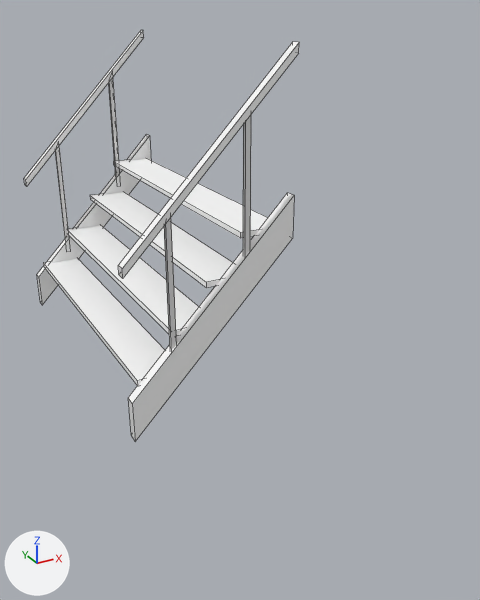
A saved change to the FBX model Assets/Art/Environment/Assets/SM_Stairs.fbx.
The view is the same before and after, from a camera (50 mm lens) standing at (-0.89, -4.73, 2.02) and looking at (0.71, -1.82, 0.57). Lighting does not change. The marker at lower left points along +X, +Y and +Z. The picture after the commit comes second. Mesh edges are drawn as thin lines. Where no turn or scale is listed for an object, it has been applied to the vertices.

In view in the first picture: 'Stairs'.
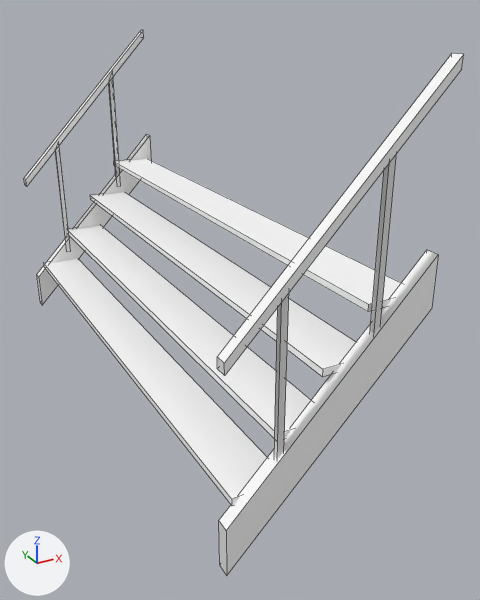
The newer file is also rescaled (x2.0) as a whole; pictures and numbers use the older file's frame.

What differs and where, as boxes [x1, y1, x2, y2] in the pictures (480 x 600 px; the box of a moved part takes in the faces that stretch with it):
'Stairs', reshaped (60% wider, 33% taller): before [24, 30, 299, 441]; after [24, 30, 464, 575]
part 1 of me_mesh, moved or reshaped: before [164, 217, 177, 350]; after [274, 293, 289, 459]
part 2 of me_mesh, moved or reshaped: before [128, 193, 294, 441]; after [219, 250, 438, 575]
part 3 of me_mesh, moved or reshaped: before [118, 42, 299, 278]; after [217, 53, 464, 376]
part 4 of me_mesh, moved or reshaped: before [243, 115, 251, 255]; after [370, 153, 397, 333]
part 5 of me_mesh, moved or reshaped: before [43, 159, 268, 386]; after [43, 159, 401, 506]

The edits, one by one:
me_mesh is used by ob_stairs; location (0.0, 0.0, 0.0).
me_mesh had 96 vertices, 64 faces and spanned x 0.0..0.92, y -2.0..0.0, z 0.0..1.88.
me_mesh now has 96 vertices, 64 faces and spans x 0.0..0.92, y -3.0..0.0, z 0.0..1.88.
me_mesh part 1: the loose piece of 8 vertices spanning x 0.23..0.26, y -1.99..-1.96, z 0.38..1.18 is moved by (0.0, -1.0, 0.0).
me_mesh part 2: the loose piece of 8 vertices spanning x 0.0..0.92, y -2.0..-1.94, z 0.0..1.16 is moved by (0.0, -1.0, 0.0).
me_mesh part 3: the loose piece of 8 vertices spanning x 0.0..0.92, y -2.0..-1.95, z 0.89..1.88 is moved by (0.0, -1.0, 0.0).
me_mesh part 4: the loose piece of 8 vertices spanning x 0.65..0.68, y -1.99..-1.96, z 0.82..1.62 is moved by (0.0, -1.0, 0.0).
me_mesh part 5: all 16 vertices in x 0.05..0.89, y -1.95, z 0.29..1.0 are moved by (0.0, -1.0, 0.0).
